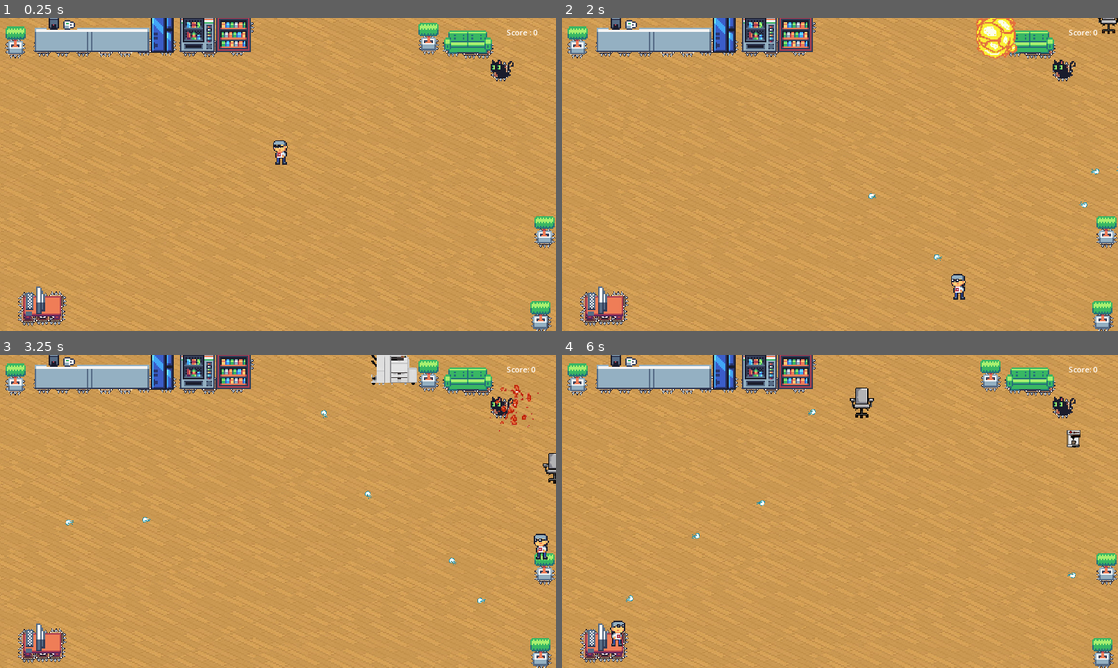
Above: before the commit, frames 1-4 (two rows, left to right).
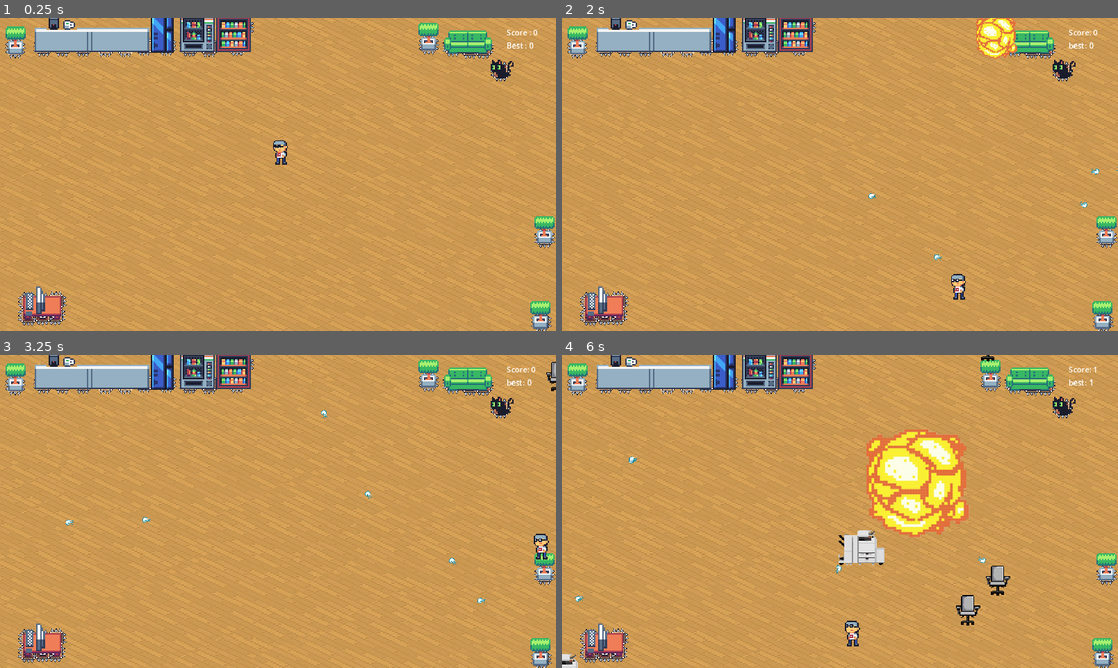
Above: after the commit, the same moments.

Repository: noahfraiture/undercoverUnicorns
Game: Godot game, scene res://level.tscn
The game is run twice, just before and just after one commit, with the same random seed, the same clock (stepped at 60 frames per second) and the same inputs.
Inputs (mouse positions are in pixels of both pictures, inside the frame that each line leads up to):
- Up to frame 1 (0.25 s): no input
- Up to frame 2 (2 s): tap Enter (spawn) at 0.5, 1.35 s; move the mouse to (962, 158) at 0.52 s; press the mouse at (962, 158) at 0.53 s; hold D (right) 0.53-1.28 s; move the mouse to (728, 190) at 1.27 s; release the mouse at (728, 190) at 1.28 s; hold S (down) from 1.28 s (still down)
- Up to frame 3 (3.25 s): move the mouse to (333, 442) at 2.02 s; release S (down) at 2.03 s; press the mouse at (333, 442) at 2.03 s; hold D (right) 2.03-2.78 s; move the mouse to (250, 574) at 2.77 s; release the mouse at (250, 574) at 2.78 s; hold W (up) from 2.78 s (still down); tap Enter (spawn) at 2.85 s; click (250, 574) at 2.92 s
- Up to frame 4 (6 s): move the mouse to (1006, 558) at 3.52 s; release W (up) at 3.53 s; press the mouse at (1006, 558) at 3.53 s; hold A (left) 3.53-5.03 s; move the mouse to (673, 464) at 4.27 s; release the mouse at (673, 464) at 4.28 s; tap Enter (spawn) at 4.35, 5.85 s; move the mouse to (867, 511) at 5.02 s; press the mouse at (867, 511) at 5.03 s; hold S (down) 5.03-5.78 s; move the mouse to (756, 433) at 5.77 s; release the mouse at (756, 433) at 5.78 s; hold D (right) from 5.78 s (still down)

The runs differ from the first frame. In frame 1, less than 0.1% of the frame differs, in the area x 91-96%, y 7-10%; in frame 2, 0.1%; in frame 3, 1.1%; in frame 4, 7.4%, in the area x 0-97%, y 0-100%.

Commit message:
update game

Diff:
--- /dev/null
+++ b/UnicornMiniGames/UnicornOffice_pyoupyou/HTTPRequest.gd
@@ -0,0 +1,38 @@
+extends HTTPRequest
+
+var http_request
+var json = JSON.new()
+var last_score = 0
+var time = 0.0
+var tnext = 5.0
+var ScoreLabel
+
+func _ready():
+	ScoreLabel = get_parent().get_node("ScoreLabel")
+	connect("request_completed", _on_request_completed)
+
+	#print("sending score %s" % best_score)
+
+	#request("http://127.0.0.1:5000/get_score", [], HTTPClient.METHOD_GET)
+	request("http://127.0.0.1:5000/get_score", [], HTTPClient.METHOD_GET)
+
+func send_score():
+	var headers = ["Content-Type: application/json"]
+	var json_string = "{\"score\": %s}" % ScoreLabel.score  # Create a dictionary to send as JSON
+	request("http://127.0.0.1:5000/receive_score", headers, HTTPClient.METHOD_POST, json_string)
+
+func _process(delta):
+	time += delta
+	if(time > tnext): # and ScoreLabel.score > last_score):
+		send_score()
+		tnext += 5
+
+func _on_request_completed(result, response_code, headers, body):
+	if response_code == 200:
+		var strdata = body.get_string_from_utf8()
+		var json_parse_result = json.parse(strdata)
+		if json_parse_result == OK:
+			var data_received = json.data
+			ScoreLabel.best = max(data_received.result, ScoreLabel.best)
+	else:
+		print("Failed to. Response code:", response_code)
--- /dev/null
+++ b/UnicornMiniGames/UnicornOffice_pyoupyou/Node.gd
@@ -0,0 +1,23 @@
+extends Node
+
+var http_request
+var json = JSON.new()
+var score = 150  # Replace this with the score you want to send
+
+func _ready():
+	# Create an HTTPRequest instance dynamically
+	http_request = HTTPRequest.new()
+	http_request.set_process(false)  # Disable automatic processing
+	add_child(http_request)
+
+	# ... (other setup code)
+
+func send_score():
+	if http_request:
+		var data = {"score": score}
+		var body = json.print(data)
+		http_request.request("http://127.0.0.1:5000/receive_score", [], HTTPClient.METHOD_POST, body)
+
+func activate_request():
+	http_request.set_process(true)  # Manually activate the HTTPRequest node
+	send_score()
--- a/UnicornMiniGames/UnicornOffice_pyoupyou/ScoreLabel.gd
+++ b/UnicornMiniGames/UnicornOffice_pyoupyou/ScoreLabel.gd
@@ -1,8 +1,10 @@
 extends Label
 
 var score = 0
+var best = 0
 
 func _on_asteroid_destroyed(asteroid):
 	if(asteroid.is_destroyed == 1):
 		score += 1
-	text = "Score: %s" % score
+	best = max(score, best)
+	text = "Score: %d\nbest: %d" % [score, best]
--- a/UnicornMiniGames/UnicornOffice_pyoupyou/SpawnTimer.gd
+++ b/UnicornMiniGames/UnicornOffice_pyoupyou/SpawnTimer.gd
@@ -1,12 +1,15 @@
 extends Timer
 
-var max_wait_time = 0.0
+var max_wait_time = 2
+var tau = 10
 var min_wait_time = 0.05
 var iter_before_min = 1000
 var inc = 0
+var time = 0
 
 # Called every frame. 'delta' is the elapsed time since the previous frame.
 func _process(delta):
+	time += delta
 	if max_wait_time == 0.0:
 		max_wait_time = self.wait_time
-	self.wait_time = min_wait_time + (max_wait_time - min_wait_time)*sqrt(min(self.wait_time, 0.9))
+	self.wait_time = min_wait_time + max_wait_time*tau/(time+tau)
--- a/UnicornMiniGames/UnicornOffice_pyoupyou/level.gd
+++ b/UnicornMiniGames/UnicornOffice_pyoupyou/level.gd
@@ -56,5 +56,5 @@
 
 
 func _on_player_destroyed():
-	print("Good game : score %s" % $ScoreLabel.score)
+	print("Good game : best score %s" % $ScoreLabel.score)
 	get_tree().reload_current_scene() # Restart game
--- a/UnicornMiniGames/UnicornOffice_pyoupyou/level.tscn
+++ b/UnicornMiniGames/UnicornOffice_pyoupyou/level.tscn
@@ -11,6 +11,7 @@
 [ext_resource type="PackedScene" uid="uid://byv7p71hj1wca" path="res://scenes/obstacles.tscn" id="9_lea3r"]
 [ext_resource type="AudioStream" uid="uid://fqto7l6qx5et" path="res://Audio/Reloaded Installer #3.mp3" id="10_usrio"]
 [ext_resource type="Script" path="res://ScoreLabel.gd" id="11_x5bf0"]
+[ext_resource type="Script" path="res://HTTPRequest.gd" id="12_nof2y"]
 
 [sub_resource type="TileSetAtlasSource" id="TileSetAtlasSource_bqfdx"]
 texture = ExtResource("8_op4u5")
@@ -2955,8 +2956,12 @@
 offset_top = 19.0
 offset_right = 1151.0
 offset_bottom = 53.0
-text = "Score : 0"
+text = "Score : 0
+Best : 0"
 script = ExtResource("11_x5bf0")
+
+[node name="HTTPRequest" type="HTTPRequest" parent="."]
+script = ExtResource("12_nof2y")
 
 [connection signal="destroyed" from="Player" to="." method="_on_player_destroyed"]
 [connection signal="projectile_fire" from="Player" to="projectile_factory" method="spawn_projectile"]
--- a/UnicornMiniGames/UnicornOffice_pyoupyou/scenes/player.gd
+++ b/UnicornMiniGames/UnicornOffice_pyoupyou/scenes/player.gd
@@ -73,5 +73,8 @@
 
 
 func destroy():
+	var server = get_parent().get_node("HTTPRequest")
+	server.tnext = server.time-1
+	await get_tree().create_timer(0.1).timeout
 	destroyed.emit()
 	queue_free()
Not shown, changed: UnicornMiniGames/UnicornOffice_pyoupyou/export_presets.cfg
Not shown: 1 places in UnicornMiniGames/UnicornOffice_pyoupyou/level.tscn that only renumber resources
Not shown, changed: UnicornMiniGames/UnicornOffice_pyoupyou/export/index.html
Not shown, changed: UnicornMiniGames/UnicornOffice_pyoupyou/export/index.pck
Not shown, changed: website/flaskProject/static/pyoupyou/index.html
Not shown, changed: website/flaskProject/static/pyoupyou/index.js
Not shown, changed: website/flaskProject/static/pyoupyou/index.pck
Not shown, changed: website/flaskProject/static/pyoupyou/index.wasm
